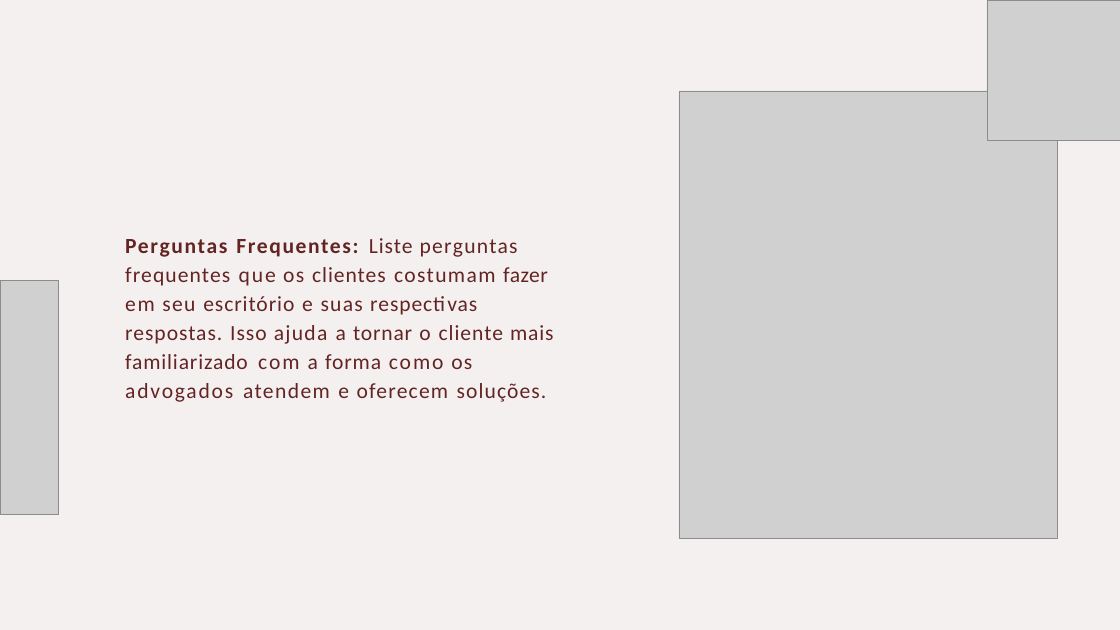
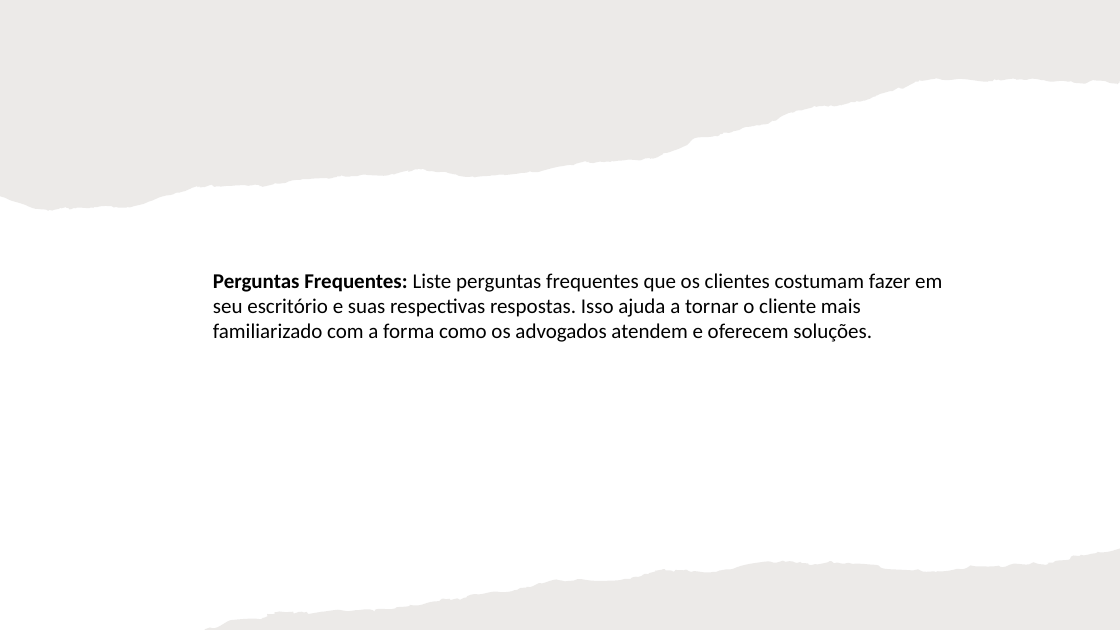
Before and after one commit to slesbel/Design-Studio, a slide deck: slide 8 of lawyer/guia_para_advogados.pptx. Drawn at 1120x630 pixels with LibreOffice and Linux fonts; fonts in the diff are those of the drawing; grey boxes stand for pictures. Boxes give left, top, right and bottom in pixels: in the first picture for what was removed or moved away, otherwise in the second. Text is boxed around its words. In the diff, an @@ line names an element or a change of style, - is before the commit and + after.

```diff
--- a/lawyer/guia_para_advogados.pptx
+++ b/lawyer/guia_para_advogados.pptx
@@ rectangle added at [0,0,1120,630], fill #FFFFFF @@
@@ freeform shape added at [0,0,1120,211], fill #82766A at 15% opacity @@
@@ picture removed at [987,0,1120,141] @@
@@ picture removed at [679,91,1057,539] @@
@@ text "Perguntas Frequentes: Liste perguntas frequentes ...": place and size @@
-text "Perguntas Frequentes: Liste perguntas frequentes ..." at [125,238,553,402]
+text "Perguntas Frequentes: Liste perguntas frequentes ..." at [213,273,942,342]
@@ text "Perguntas Frequentes: Liste perguntas frequentes ..." at [213,273,942,342]: size 18.5 to 18 pt, text colour #632523 to #000000; letter spacing 1.4 to 0 pt in "Perguntas Frequentes: em e e"; letter spacing 0.8 to 0 pt in "Liste clientes escritório respectivas respostas. Isso client ..."; letter spacing 1.1 to 0 pt in "perguntas seu suas ajuda a a oferecem"; letter spacing 0.9 to 0 pt in "frequentes soluções."; letter spacing 1.7 to 0 pt in "que como"; letter spacing 1.2 to 0 pt in "os costumam atendem"; letter spacing 0.5 to 0 pt in "fazer"; letter spacing 0.7 to 0 pt in "tornar"; letter spacing 1.6 to 0 pt in "o com advogados"; indent changed; line spacing 1.13 to 1; less space between paragraphs @@
@@ picture removed at [0,280,59,514] @@
@@ freeform shape added at [204,549,1120,630], fill #82766A at 15% opacity @@
```
Also in this commit, not shown: 14 other slides changed, 3 slides added, 2 other files.
